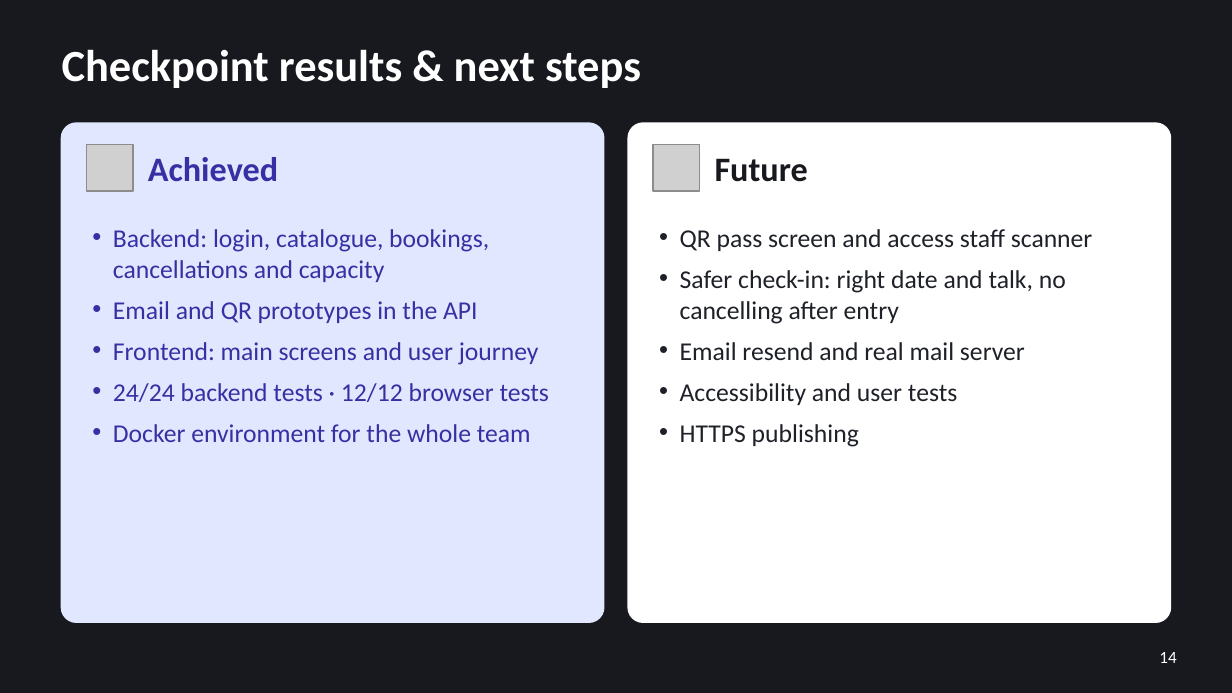
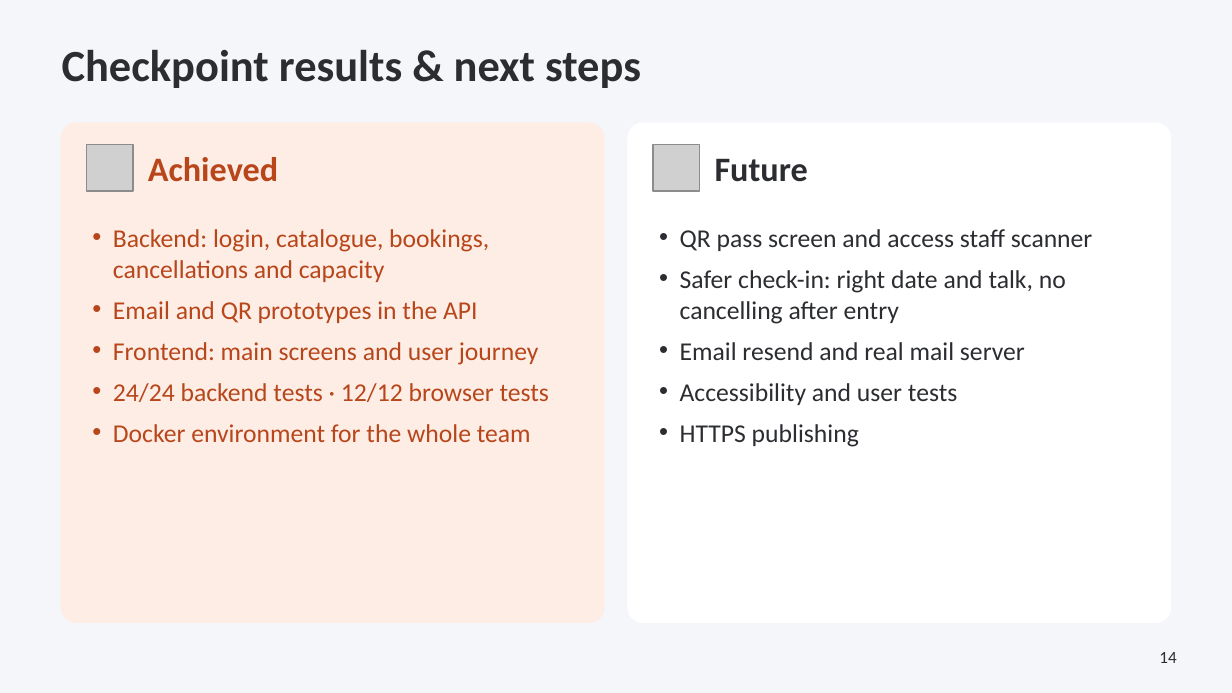
Before and after one commit to pablopedron/SABITECH, a slide deck: slide 14 of documents/Presentacion/07_2_DAW_Intermodular_1Evaluacion_SABITECH_WEB_Presentacion.pptx. Drawn at 1232x693 pixels with LibreOffice and Linux fonts; fonts in the diff are those of the drawing; grey boxes stand for pictures; background and template pictures are left out. Boxes give left, top, right and bottom in pixels: in the first picture for what was removed or moved away, otherwise in the second. Text is boxed around its words. In the diff, an @@ line names an element or a change of style, - is before the commit and + after.

```diff
--- a/documents/Presentacion/07_2_DAW_Intermodular_1Evaluacion_SABITECH_WEB_Presentacion.pptx
+++ b/documents/Presentacion/07_2_DAW_Intermodular_1Evaluacion_SABITECH_WEB_Presentacion.pptx
@@ background #17191F to #F4F6F9 @@
@@ text "Checkpoint results & next steps" at (x1=62, y1=49, x2=641, y2=88): text colour #FFFFFF to #2B2D31 @@
@@ rounded rectangle at (x1=62, y1=123, x2=604, y2=622): fill #E0E7FF to #FDEDE5; outline #E0E7FF 1 pt to #FDEDE5 1 pt @@
@@ text "Achieved" at (x1=148, y1=157, x2=279, y2=182): text colour #3730A3 to #B8461A @@
@@ text "Future" at (x1=715, y1=158, x2=808, y2=182): text colour #17191F to #2B2D31 @@
@@ text "Backend: login, catalogue, bookings, cancellations ..." at (x1=113, y1=229, x2=549, y2=442): text colour #3730A3 to #B8461A @@
@@ page number at (x1=1159, y1=652, x2=1176, y2=663): text colour #FFFFFF to #2B2D31 @@
```
Also in this commit, not shown: 14 other slides changed.
